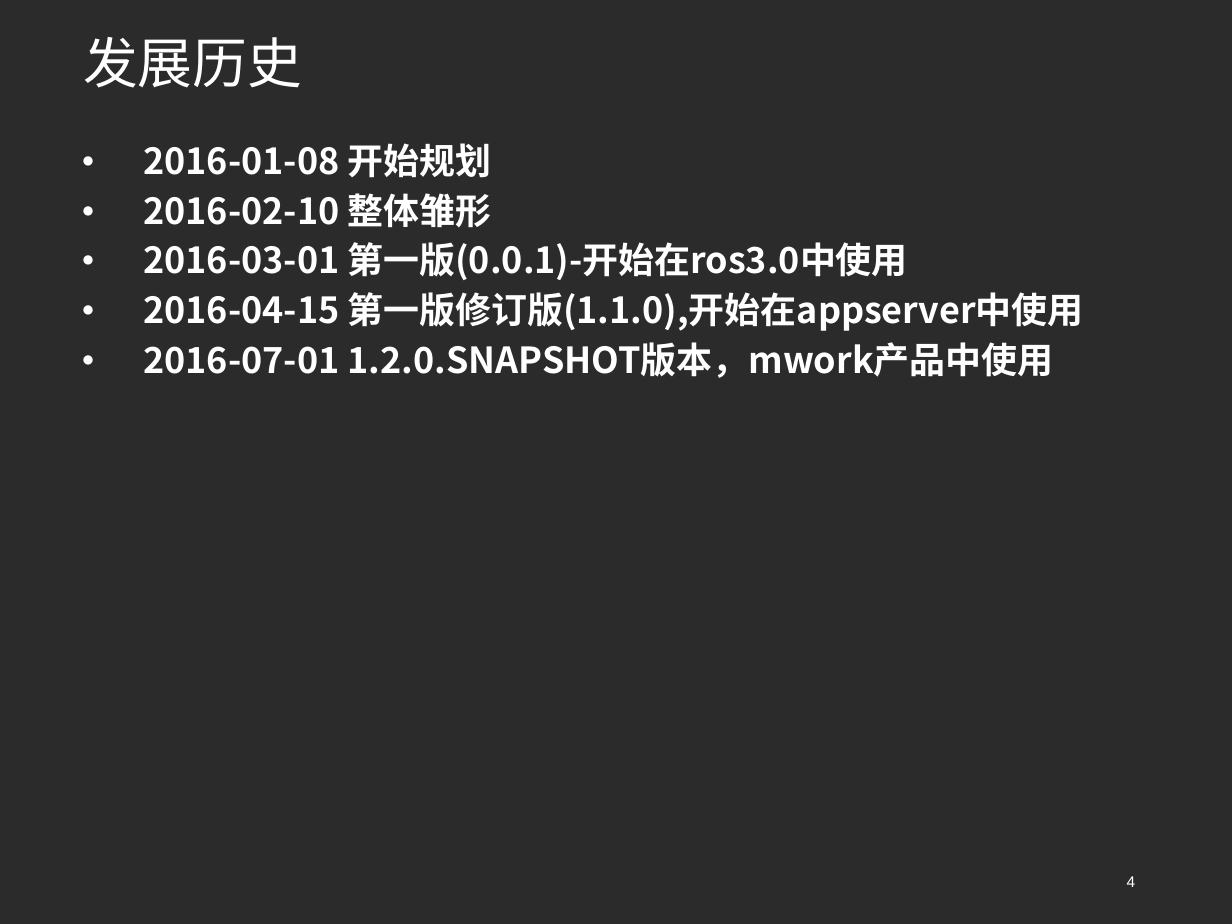
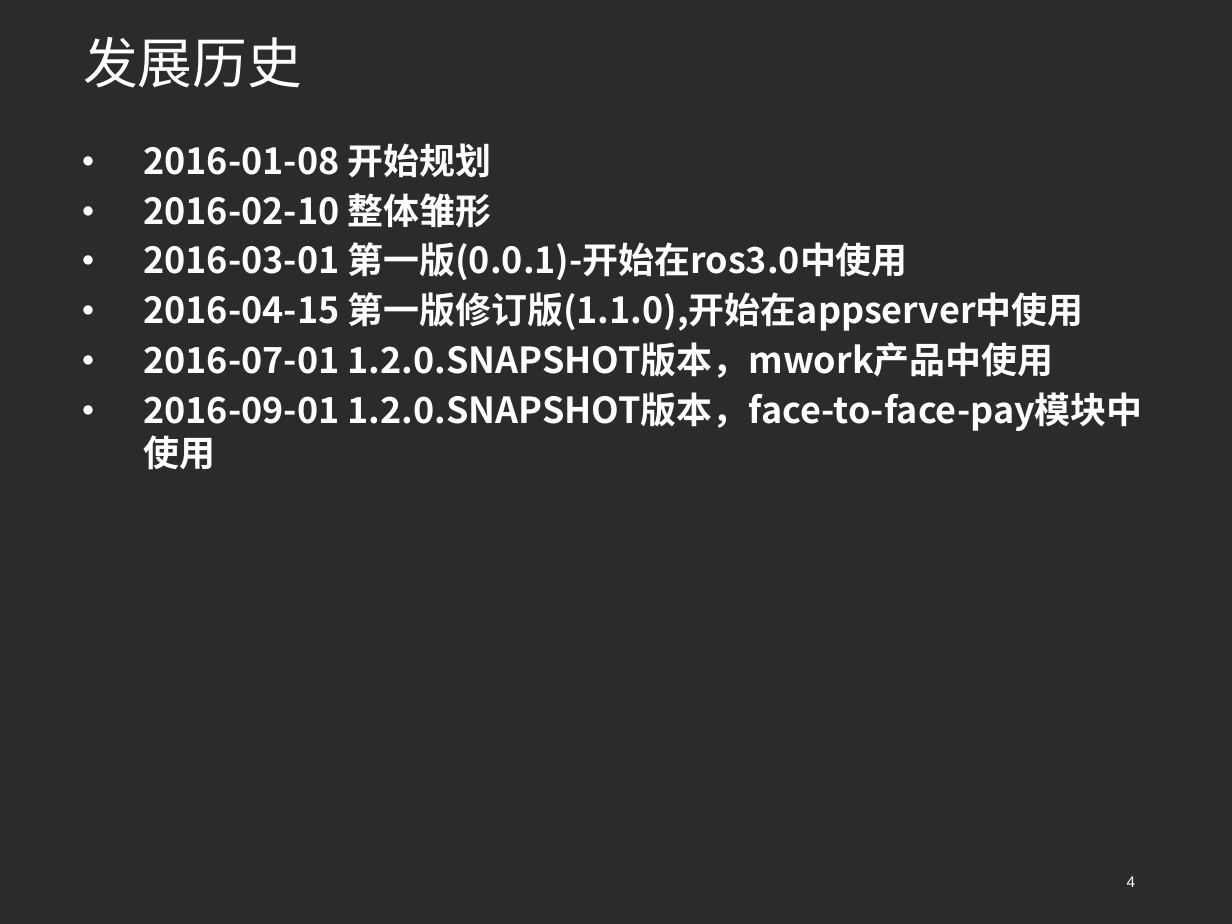
Before and after one commit to wlzsoft/simplify-framework, a slide deck: slide 4 of src/doc/simplify框架预演稿20161116.ppt. Drawn at 1232x924 pixels with LibreOffice and Linux fonts; fonts in the diff are those of the drawing; background and template pictures are left out; a plain dark background stands for a picture behind light text. Boxes give left, top, right and bottom in pixels: in the first picture for what was removed or moved away, otherwise in the second. Text is boxed around its words. In the diff, an @@ line names an element or a change of style, - is before the commit and + after.

```diff
--- a/src/doc/simplify框架预演稿20161116.ppt
+++ b/src/doc/simplify框架预演稿20161116.ppt
@@ subtitle at box(143, 392, 1143, 431): paragraph added @@
+● 2016-09-01 1.2.0.SNAPSHOT版本，face-to-face-pay模块中使用
```
Also in this commit, not shown: 5 other slides changed, 6 slides added, 1 slide removed.
